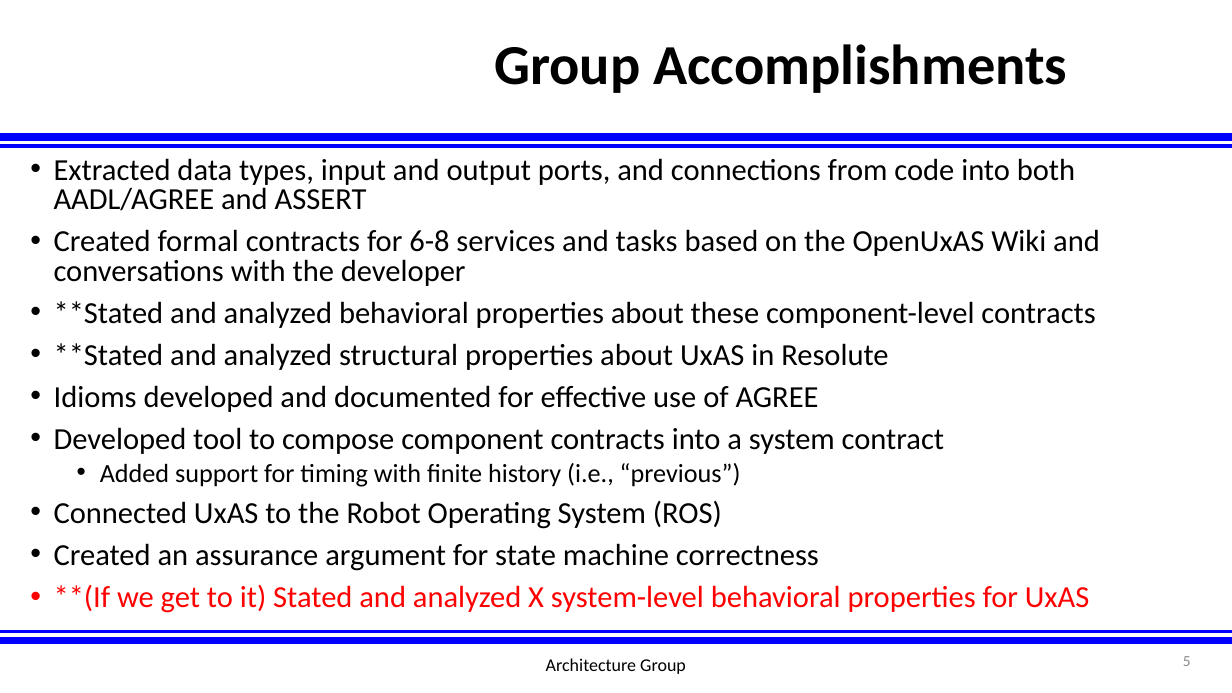
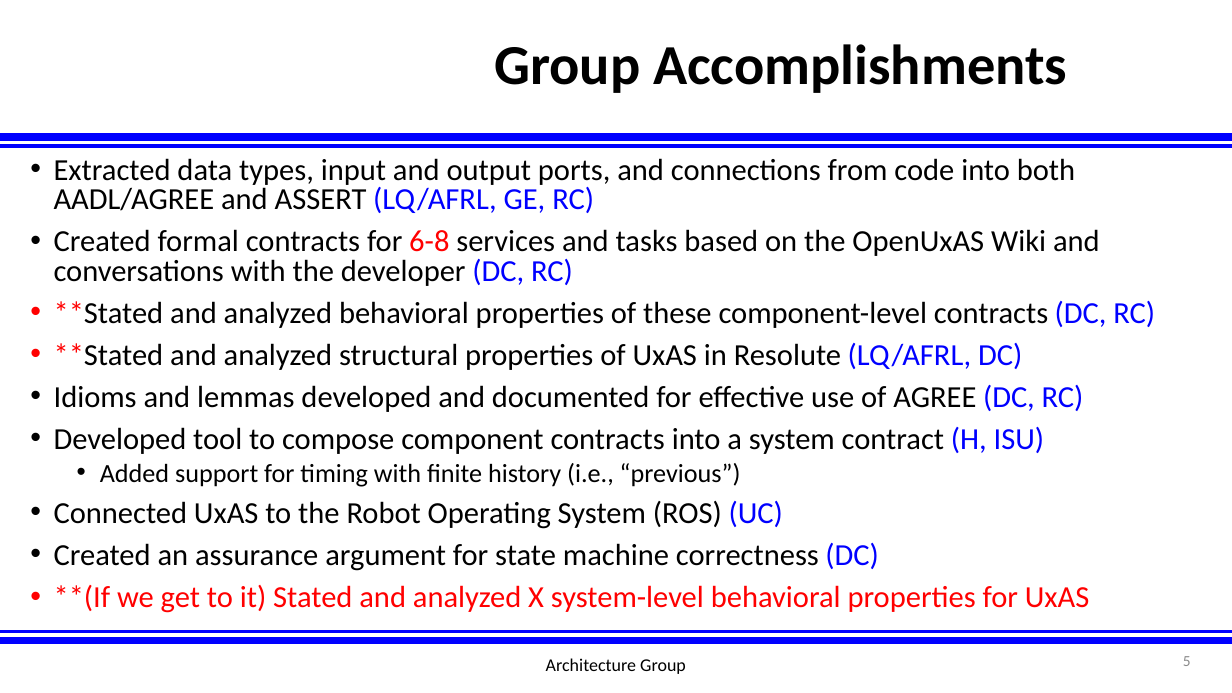
Before and after one commit to afrl-rq/OpenUxAS-SoI, a slide deck: slide 5 of presentations/S5_SoI_Architecture_Group.pptx. Drawn at 1232x693 pixels with LibreOffice and Linux fonts; fonts in the diff are those of the drawing; background and template pictures are left out. Boxes give left, top, right and bottom in pixels: in the first picture for what was removed or moved away, otherwise in the second. Text is boxed around its words. In the diff, an @@ line names an element or a change of style, - is before the commit and + after.

Commit message:
Updates to S5 presentation

```diff
--- a/presentations/S5_SoI_Architecture_Group.pptx
+++ b/presentations/S5_SoI_Architecture_Group.pptx
@@ text at box(54, 158, 1155, 454): text changed @@
-• Extracted data types, input and output ports, and connections from code into both AADL/AGREE and ASSERT
-• Created formal contracts for 6-8 services and tasks based on the OpenUxAS Wiki and conversations with the developer
-• **Stated and analyzed behavioral properties about these component-level contracts
-• **Stated and analyzed structural properties about UxAS in Resolute
-• Idioms developed and documented for effective use of AGREE
-• Developed tool to compose component contracts into a system contract
+• Extracted data types, input and output ports, and connections from code into both AADL/AGREE and ASSERT (LQ/AFRL, GE, RC)
+• Created formal contracts for 6-8 services and tasks based on the OpenUxAS Wiki and conversations with the developer (DC, RC)
+• **Stated and analyzed behavioral properties of these component-level contracts (DC, RC)
+• **Stated and analyzed structural properties of UxAS in Resolute (LQ/AFRL, DC)
+• Idioms and lemmas developed and documented for effective use of AGREE (DC, RC)
+• Developed tool to compose component contracts into a system contract (H, ISU)
@@ text at box(54, 501, 879, 571): text changed @@
-• Connected UxAS to the Robot Operating System (ROS)
-• Created an assurance argument for state machine correctness
+• Connected UxAS to the Robot Operating System (ROS) (UC)
+• Created an assurance argument for state machine correctness (DC)
```
Also in this commit, not shown: 7 other slides changed.
